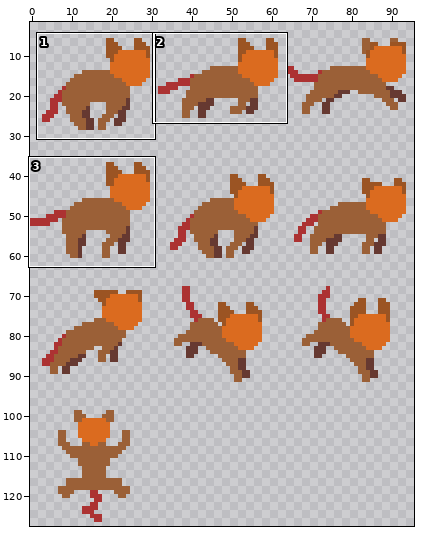
Edited in one commit: sprite sheet (sprites/playerSprite.png). Above: a wide view before the commit, with the close-up outlined.
Close-up. The starting point:
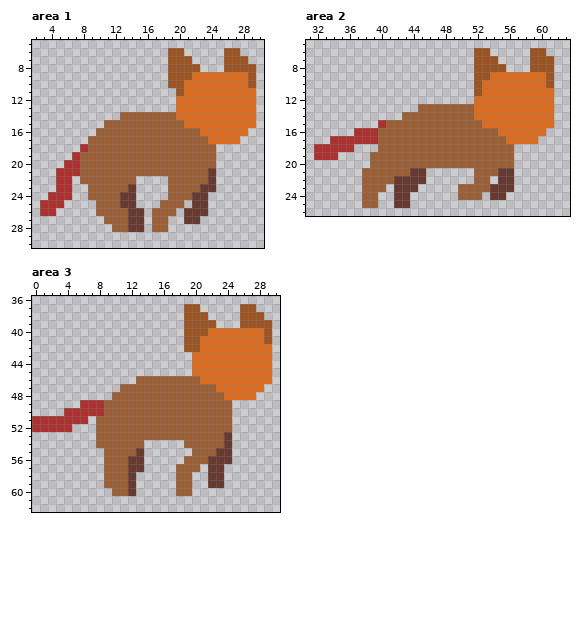
The file is 96x128 pixels. Shown: area 1: x 2..30, y 5..30; area 2: x 31..63, y 5..26; area 3: x 0..30, y 36..62. The wide view leaves out empty margins. The commit also changed other parts of the picture, which this record leaves out.
After the commit:
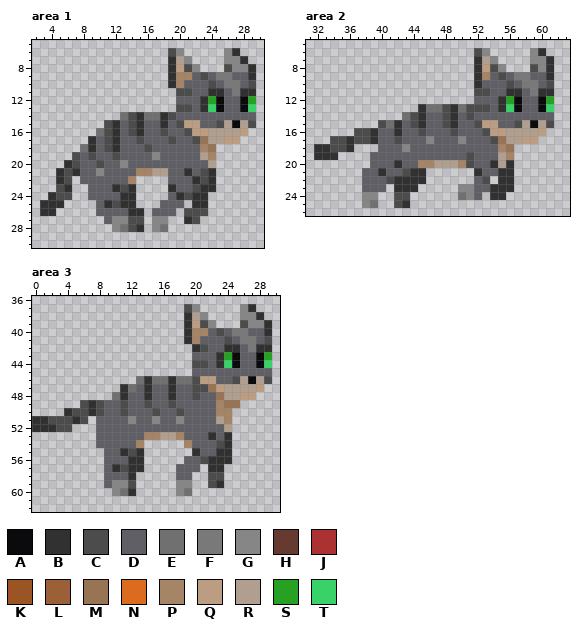
Palette (. is transparent): A #0b0b0d  B #313131  C #4c4c4c  D #605f65  E #707070  F #797979  G #868686  H #663931  J #ac3232  K #9b5423  L #9b6037  M #987455  N #db6b1f  P #a68466  Q #bc9d81  R #b09f8f  S #26a123  T #39d269
Change:
Changed rows in their new state; - is an unchanged pixel.
Area 1:
first column x 3:
 6 ----------------CG-----GB--
 7 ----------------BRG----GGB-
 8 ----------------BQCG---CGGB
 9 ----------------BPPDCDFFDDB
10 ----------------BPDDDCDFFDC
11 -----------------CCDDBBDFBB
12 -----------------DDDBSADDAS
13 -----------------CCDBTADDAT
14 ----------ECBEEBCDDDDDDDDDD
15 --------CBDCBDDBDCQQDDCRARC
16 -------ECBDCBDDCDDCQQRRRRQ-
17 ------BDCBDDCDDDCDDCMRRQQ--
18 -----EBDCBDDDCDDDDDDPM-----
19 ----CDCDDCDDDDGDDDDDRP-----
20 ---BCDDCDDGDDDDDDDDDDR-----
21 --BCBDDGDDDDPPRRDDBDCB-----
22 --BC-DDDDDDP----DDDBCB-----
23 --CB--DDDBCB----BDDCBB-----
24 -BCC--DDDDBB----DBCBB------
25 BBB----DBCBB---DDD-BB------
26 BB-----DDDDBB-DDD-CCC------
27 --------DGGCC-GG--BC-------
28 ---------GECB-GE-----------
Area 2:
first column x 32:
 6 --------------------CG-----GB-
 7 --------------------BRG----GGB
 8 --------------------BQCG---CGB
 9 --------------------BPDCDFFDDB
10 --------------------BDDDCDFFDC
11 --------------------CCDDBBDFBB
12 --------------------DDDBSADDAS
13 -------------BEECBECCCDBTADDAT
14 -----------ECBDDCBDCDDDDDDDDDD
15 --------CEBDCBDDCBDDCQQDDCRARC
16 -----CCBDDBDDCDDDCDDDCQQRRRRQ-
17 --CCBCCBDDCDDDGDDDGDDDCMRRQQ--
18 BBCCB---DDDGDDDDDDDDDDDPM-----
19 BBB----DDDDDDDDDDDDCDDDRP-----
20 -------DDDBDDPPRRRPCDDBRB-----
21 ------DDBDDCBB------BDDBB-----
22 ------DDDCBBBB------DC-BB-----
23 ------DDD-BBB-----GGDDBBB-----
24 ------GG--CC------EGD-BB------
25 ------GE--CB------------------
Area 3:
first column x 0:
37 -------------------CG-----GB--
38 -------------------BRG----GGB-
39 -------------------BQCG---CGGB
40 -------------------BPPDCDFFDDB
41 -------------------BPDDDCDFFDC
42 -------------------.BCDDBBDFBB
43 --------------------DDDBSADDAS
44 --------------------CCDBTADDAT
45 --------------------DDDDDDDDDD
46 -------------EBEEBEECQQDDCRARC
47 -----------BEDBDDBDDCCMQRRRRQ-
48 ----------EBDDBDDBDDCDDMRRQQ--
49 ------CBCDDCDDCDDCDDDDDPMM----
50 ----BCCBCDDCDDDCDDCDDDDPP-----
51 BBCCCBC-DDDDGDDGDDGDDDDRP-----
52 BBBCC---DDDDDDDDDDDDDDDDR-----
53 --------DDDDDDPPRRPDDDBDB-----
54 --------DDDDDP-----PDDDCB-----
55 ---------DDBCB------BDDBB-----
56 ---------DDDBB-----DDCBBB-----
57 ---------DBCBB----DDD-BB------
58 ---------DDDB-----DD--CC------
59 ---------DGGC-----GG--CB------
60 ----------GEB-----GE----------
Boxes around the changes in both close-ups, in picture pixels (x1, y1, x2, y2):
changed: (40, 48, 256, 232)
changed: (314, 48, 554, 208)
changed: (32, 304, 272, 496)
